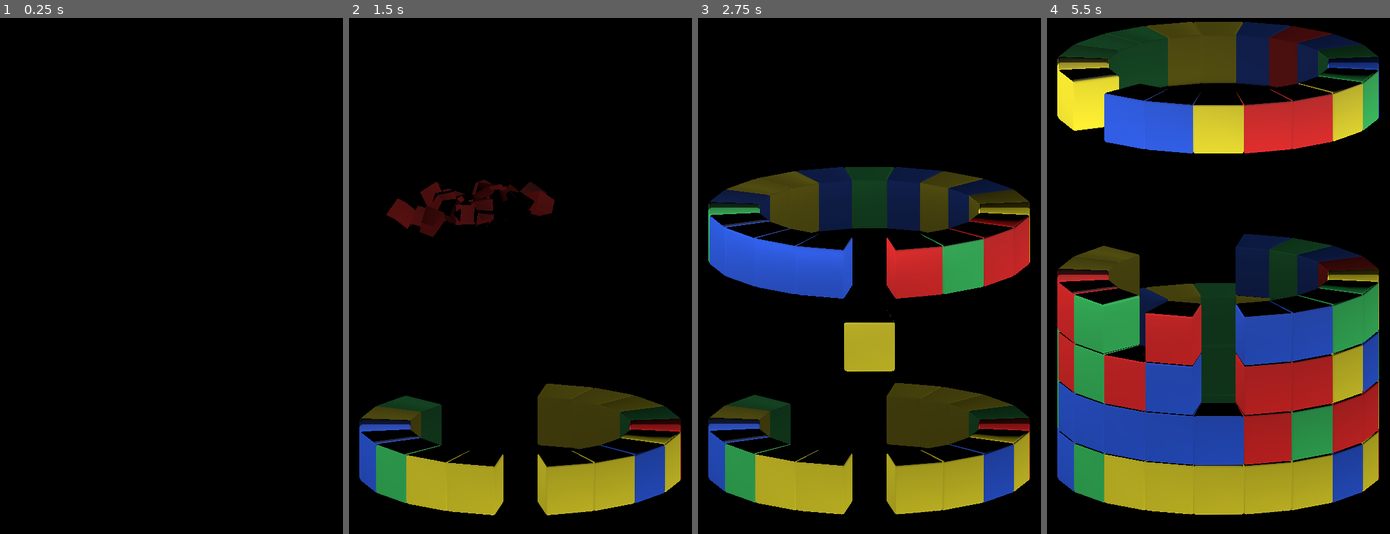
Above: before the commit, frames 1-4 (left to right).
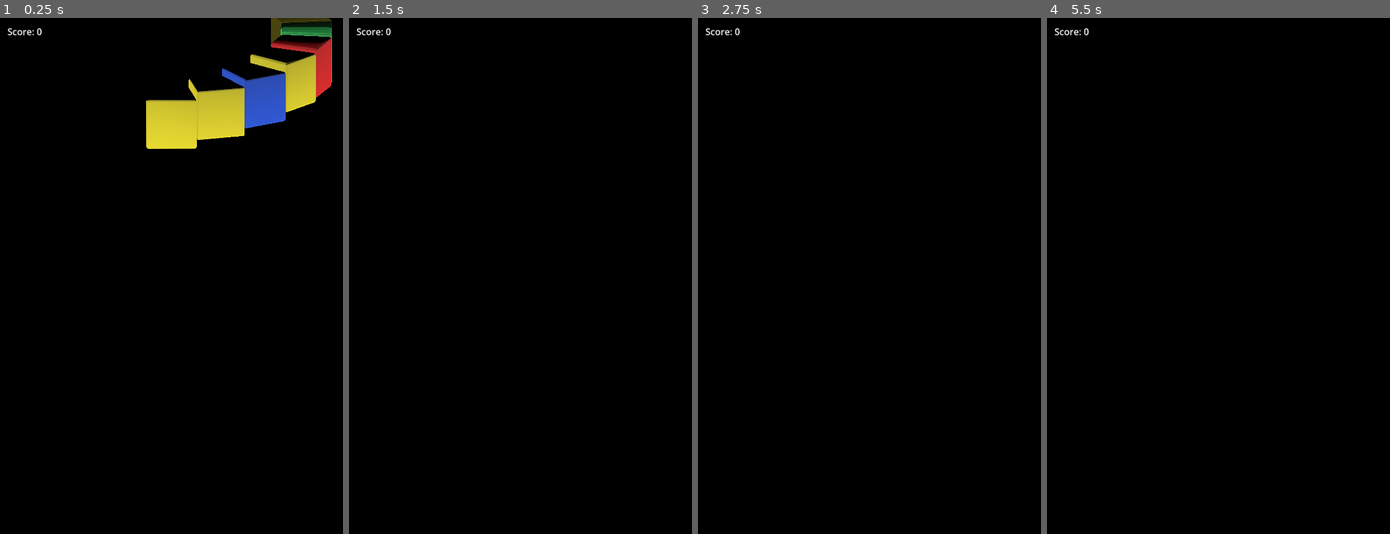
Above: after the commit, the same moments.

Repository: KasaiAi/Rotary
Game: Godot game, scene res://Scenes/level.tscn
Same seed, same stepped clock (60 frames per second), same inputs: the game is played once before the commit and once after it.
Inputs (mouse positions are in pixels of both pictures, inside the frame that each line leads up to):
- Up to frame 1 (0.25 s): no input
- Up to frame 2 (1.5 s): move the mouse to (595, 250) at 0.52 s; hold Right (ui_right) 0.53-1.25 s; click (595, 250) at 0.6 s; tap Space (ui_select) at 0.77 s; click (523, 234) at 1.25 s, where only the run after the commit has a clickable "Retry"
- Up to frame 3 (2.75 s): move the mouse to (800, 301) at 2.02 s; hold Down (ui_down) from 2.03 s (still down); click (800, 301) at 2.1 s; tap Space (ui_select) at 2.27 s
- Up to frame 4 (5.5 s): move the mouse to (1252, 162) at 2.77 s; release Down (ui_down) at 2.78 s; hold Right (ui_right) 2.78-4.28 s; click (1252, 162) at 2.85 s; tap Enter at 3.5 s; move the mouse to (1201, 379) at 3.52 s; click (1201, 379) at 3.6 s; tap Space (ui_select) at 3.77, 4.52, 5.27 s; move the mouse to (1321, 353) at 4.27 s; hold Left (ui_left) from 4.28 s (still down); click (1321, 353) at 4.35 s; move the mouse to (1115, 198) at 5.02 s; click (1115, 198) at 5.1 s

The runs differ from the first frame. In frame 1, 6.3% of the frame differs, in the area x 2-97%, y 0-26%; in frame 2, 15%; in frame 3, 32%; in frame 4, 60%, in the area x 2-97%, y 0-97%.
Error after the commit: Invalid assignment of property or key 'paused' with value of type 'bool' on a base object of type 'null instance'. (res://Scripts/level_control.gd:163)

Commit message:
Implemented speed up and scoring system

Diff:
--- a/Objects/cell.tscn
+++ b/Objects/cell.tscn
@@ -28,6 +28,9 @@
 [sub_resource type="BoxShape3D" id="4"]
 size = Vector3(1.30297, 2.00284, 1.98115)
 
+[sub_resource type="BoxShape3D" id="BoxShape3D_hxkcj"]
+size = Vector3(0.2, 0.2, 0.2)
+
 [node name="Cell" type="RigidBody3D" groups=["cells"]]
 axis_lock_linear_x = true
 axis_lock_linear_z = true
@@ -43,7 +46,7 @@
 mesh = SubResource("3")
 surface_material_override/0 = SubResource("StandardMaterial3D_wnuq8")
 
-[node name="CollisionShape3D" type="CollisionShape3D" parent="."]
+[node name="Collider" type="CollisionShape3D" parent="."]
 transform = Transform3D(1, 0, 0, 0, 1, 0, 0, 0, 1, 0, 0, 5.25)
 shape = SubResource("4")
 
@@ -58,18 +61,26 @@
 
 [node name="Above" type="RayCast3D" parent="."]
 transform = Transform3D(1, 0, 0, 0, 1, 0, 0, 0, 1, 0, 0.92, 5.25)
-target_position = Vector3(0, 1, 0)
+target_position = Vector3(0, 0.5, 0)
 
 [node name="Below" type="RayCast3D" parent="."]
 transform = Transform3D(1, 0, 0, 0, 1, 0, 0, 0, 1, 0, -0.92, 5.25)
+target_position = Vector3(0, -0.5, 0)
 
 [node name="Right" type="RayCast3D" parent="."]
 transform = Transform3D(1, 0, 0, 0, 1, 0, 0, 0, 1, 0.92, 0, 5.25)
-target_position = Vector3(1, 0, 0)
+target_position = Vector3(0.5, 0, 0)
 
 [node name="Left" type="RayCast3D" parent="."]
 transform = Transform3D(1, 0, 0, 0, 1, 0, 0, 0, 1, -0.92, 0, 5.25)
-target_position = Vector3(-1, 0, 0)
+target_position = Vector3(-0.5, 0, 0)
+
+[node name="Area3D" type="Area3D" parent="."]
+transform = Transform3D(1, 0, 0, 0, 1, 0, 0, 0, 1, 0, 0, 5.25)
+
+[node name="CollisionShape3D" type="CollisionShape3D" parent="Area3D"]
+shape = SubResource("BoxShape3D_hxkcj")
 
 [connection signal="mouse_entered" from="." to="." method="_on_mouse_entered"]
 [connection signal="timeout" from="DropTimer" to="." method="_drop_timeout"]
+[connection signal="body_entered" from="Area3D" to="." method="_on_clip"]
--- a/Scenes/level.tscn
+++ b/Scenes/level.tscn
@@ -89,6 +89,14 @@
 pixel_size = 0.0295
 texture = SubResource("CanvasTexture_fqpv1")
 
+[node name="Score" type="Label" parent="."]
+offset_left = 13.0
+offset_top = 11.0
+offset_right = 74.0
+offset_bottom = 37.0
+text = "Score: 0"
+vertical_alignment = 1
+
 [node name="Gameover" type="Control" parent="."]
 process_mode = 2
 visible = false
--- a/Scripts/cell.gd
+++ b/Scripts/cell.gd
@@ -1,15 +1,14 @@
 extends RigidBody3D
 
 var cellType = randi() % 4 # Número aleatório entre 0 e 4
-var onFloor = false
-var checked = false
+var onFloor = false # Is touches florr?
+var checked = false # To avoid endless recursion during contiguousCheck()
+var clipping = false # Tells if there is another cell in this space
 
 var level # Numerical value for the cell's vertical level
-var truePosition # Adjusted array position
 
 signal falling
 signal landed
-signal clear
 
 func _ready():
 #	$RigidBody3D/Mesh.material_override = StandardMaterial3D.new() #Cria novo material pra a célula
@@ -28,6 +27,7 @@
 			material.albedo_color = Color(0.83,0.78,0.1) # Yellow
 
 	Global.connect("wake_up", _wake_up)
+	Global.connect("release", _release)
 
 func _drop_timeout():
 	_wake_up()
@@ -35,13 +35,21 @@
 func _wake_up():
 	freeze = false
 
+# Break or resets cells when clicked
+func _release():
+	if is_in_group("checked"):
+		if Global.matchCount >= 4:
+			breakup()
+		else:
+			remove_from_group("checked")
+
 #func _on_mouse_entered():
 #	if $Mesh.material_overlay:
 #		$Mesh.material_overlay = null
 #		remove_from_group("checked")
 #	else:
 #		$Mesh.material_overlay = load("res://Assets/Materials/selection_highlight.tres")
-#	neighborCheck()
+#	contiguousCheck()
 #	print("a")
 #	$Mesh.material_overlay = load("res://Assets/Materials/selection_highlight.tres")
 #
@@ -49,13 +57,13 @@
 #	print("b")
 #	$Mesh.material_overlay = null
 
-# Flavor de destruição das peças; cria vários fragmentos que caem
+# Cell destruction flavor; creates multiple falling fragments
 func breakup():
 	Global.emit_signal("wake_up")
 	var smolCell = load("res://Objects/cell bit.tscn")
 	for i in 8:
-		# Copia a posição do pai, define uma rotação aleatória, copia a cor do pai, adiciona minis
-		# como filhas do nó raiz e deleta a peça original
+		# Copies parent position, assign random rotation, copies parent's color, adds minis as children of
+		# root node and deletes the cell
 		var cellBit = smolCell.instantiate()
 		cellBit.transform = $Mesh.global_transform
 		cellBit.translate_object_local(Vector3(randi_range(-1, 1),1,randi_range(-1, 1)))
@@ -63,31 +71,36 @@
 		get_tree().root.get_child(0).add_child(cellBit)
 	queue_free()
 
-# Checa se as peças adjacentes são da mesma cor
-func neighborCheck():
+# Checks if adjacent cells are the same color
+func contiguousCheck():
+	Global.matchCount += 1
 	probe($Above.get_collider())
 	probe($Below.get_collider())
 	probe($Right.get_collider())
 	probe($Left.get_collider())
 
-# Função assistente pra reduzir a neighborCheck()
+# Assistant function to clean up contiguousCheck()
 func probe(neighbor):
 	if neighbor != null and neighbor.name != "Floor":
 		if neighbor.is_in_group("cells") and neighbor.cellType == cellType:
-			print("Match!")
-			checked = true
-			if not neighbor.checked:
-				neighbor.neighborCheck()
-			breakup()
+			add_to_group("checked")
+			if not neighbor.is_in_group("checked"):
+				neighbor.contiguousCheck()
 
 func _physics_process(_delta):
+	# Conditions for managing falling and landing
 	if onFloor and linear_velocity.y < -2:
 		onFloor = false
 		emit_signal("falling", self)
-		emit_signal("clear", self)
 	if not onFloor and $Grounded.is_colliding():
 		onFloor = true
 		emit_signal("landed", self)
 		linear_velocity.y = 0
 	if $Grounded.get_collider() != null and $Grounded.get_collider().onFloor == false:
 		onFloor = false
+
+# Clipping treatment; still needs work
+func _on_clip(body):
+	if body != self and body.is_in_group("cells") and not onFloor:
+		clipping = true
+		queue_free() # Temporary clipping fix, ideally the cell should fall in the correct spot
--- a/Scripts/global.gd
+++ b/Scripts/global.gd
@@ -1,3 +1,7 @@
 extends Node
 
+var matchCount: int
+var combo = 1
+
 signal wake_up
+signal release
--- a/Scripts/killer.gd
+++ b/Scripts/killer.gd
@@ -2,7 +2,7 @@
 
 var perigo = false
 
-#game over
+# Game over
 func _on_body_entered(_body):
 	print("perigo")
 	perigo = true
--- a/Scripts/level_control.gd
+++ b/Scripts/level_control.gd
@@ -1,49 +1,4 @@
 extends Node3D
-
-# Grid and array variables
-@export var maxRings = 8	# Height
-@export var ringSize = 20	# Width
-#var grid:Array
-#var ringPosition = [Vector3(0, 0, 5.25),
-# Vector3(1.62, 0, 4.99),
-# Vector3(3.08, 0, 4.24),
-# Vector3(4.24, 0, 3.08),
-# Vector3(4.99, 0, 1.62),
-# Vector3(5.25, 0, -0),
-# Vector3(4.99, 0, -1.62),
-# Vector3(4.24, 0, -3.08),
-# Vector3(3.08, 0, -4.24),
-# Vector3(1.62, 0, -4.99),
-# Vector3(0, 0, -5.25),
-# Vector3(-1.62, 0, -4.99),
-# Vector3(-3.08, 0, -4.24),
-# Vector3(-4.24, 0, -3.08),
-# Vector3(-4.99, 0, -1.62),
-# Vector3(-5.25, 0, 0),
-# Vector3(-4.99, 0, 1.62),
-# Vector3(-4.24, 0, 3.08),
-# Vector3(-3.08, 0, 4.24),
-# Vector3(-1.62, 0, 4.99)]
-#var ringRotation = [0,
-# 0.31,
-# 0.63,
-# 0.94,
-# 1.25,
-# 1.57,
-# 1.88,
-# 2.2,
-# 2.51,
-# 2.82,
-# 3.14,
-# -2.82,
-# -2.51,
-# -2.2,
-# -1.88,
-# -1.57,
-# -1.25,
-# -0.94,
-# -0.63,
-# -0.31]
 
 # Raycast variables
 var mousePos
@@ -52,37 +7,34 @@
 
 # Cell creation variables
 var cellObject = load("res://Objects/cell.tscn")
-var cellType
+
+var spawnTime = 0.8
+var score = 0.0
 
 func _ready():
 	randomize()
-#	grid = create_array()
-#	print(grid)
-
-	startup(0)
-
-#func create_array():
-#	var array = []
-#	for i in maxRings:
-#		array.append([])
-#		for j in ringSize:
-#			array[i].append(null)
-#	return array
-
-func startup(initialSpawn):#initialSpawn
+#	await get_tree().create_timer(2).timeout # Countdown to start
+#	show time on screen before game starts
+	startup(100)
+
+# Spawn cells when game startas
+func startup(initialSpawn):
 	if initialSpawn > 0:
 		$SpawnTimer.start(0.03)
 		await $SpawnTimer.timeout
+		Global.emit_signal("wake_up")
 		initialSpawn -= 1
 		startup(initialSpawn)
 	if initialSpawn <= 0:
-#		$SpawnTimer.start(.7)
+#		$SpawnTimer.start(spawnTime)
 		$SpawnTimer.stop()
 
 func _on_SpawnTimer_timeout():
-#	await get_tree().create_timer(1).timeout
 	spawn_cell()
-
+	spawnTime -= 0.001
+	$SpawnTimer.start(spawnTime)
+
+# Create one cell
 func spawn_cell(amount:int = 1):
 	if $Spawner/Killer.perigo == true:
 		get_tree().paused = true
@@ -96,6 +48,7 @@
 		add_child(newCell)
 		move_spawn_point()
 
+# Create one layer of cells
 func spawn_ring():
 	spawn_cell(19)
 	Global.emit_signal("wake_up")
@@ -106,12 +59,13 @@
 func _on_cell_falling(cell):
 	cell.reparent(self)
 
-# Set cell level according to height in world
+# Cell adjustments upon landing (reparenting and rotation)
 func _on_cell_landed(cell):
 	cell.level = roundi(cell.global_position.y/2)
 	var layer # Temp variable for the cell's ring node
 #	print("Landed! Layer ",level)
 
+	# Set cell level according to height in world
 	match cell.level:
 		8:
 			print("perigo")
@@ -133,38 +87,32 @@
 			layer = $Cylinder/Level1
 
 	if layer is Object:
-		#  Change parent, keep global transform
+		# Change parent, keep global transform
 		cell.reparent(layer, true)
-		# Freeze physics to reduce jitter
+		# Freeze physics to reduce jitter (not sure it works at all)
 		if cell.global_position.y == cell.level*2:
 			cell.freeze = true
 		# Fix cell rotation upon reparenting
 		cell.rotation.y = snappedf(cell.rotation.y, PI/10)
-		# Fix coordinates for the grid array
-		cell.truePosition = roundi(cell.rotation.y/(PI/10))
-		if cell.truePosition < 0:
-			cell.truePosition += 20
-
-#		print(cell.level,", ",cell.truePosition)
-
-		# Append cell to array
-#		grid[cell.level][cell.truePosition] = cell.cellType
-
-#		print(grid[0])
-#		print(grid[1])
-#		print()
-
-#func _on_cell_clear(cell):
-#	cell.level = roundi(cell.global_position.y/2)
-#	cell.truePosition = roundi(cell.rotation.y/(PI/10))
-#	grid[cell.level][cell.truePosition] = null
-#	print(grid[0])
-#	print(grid[1])
-#	print()
-
-#func _process(_delta):
-#	mousePos = get_viewport().get_mouse_position()
-#	$Mouseover.target_position = Vector3((mousePos.x-300)/40, (-mousePos.y+324)/40, -15)
+
+#	# Clipping fix? WIP
+#	if cell.get_node("Inside").is_colliding():
+#		var collider = cell.get_node("Inside").get_collider()
+#		if collider.is_in_group("cells"):
+#			if not cell.get_node("Right").is_colliding():
+#				cell.rotate_y(PI/10)
+#			elif not cell.get_node("Left").is_colliding():
+#				cell.rotate_y(-PI/10)
+
+	# Falling combo (must activate only after click)
+	if Global.combo > 1:
+		search_and_destroy(cell)
+
+# Score updater
+func updateScore(amount):
+	score += amount * (1+(((amount/4)-1)/2.0)) # Multiplier goes up by 0.5 every 4 pieces
+	score = score * Global.combo # Wombo combo
+	$Score.text = "Score: " + str(score)
 
 func _input(_event):
 	var object = raycast_object()
@@ -176,11 +124,22 @@
 		$Spawner.rotate(Vector3(0,1,0),-PI/10)
 	if Input.is_action_just_pressed("ui_right"):
 		move_spawn_point()
+
 	if Input.is_action_just_released("click"):
 		if object != null and object.is_in_group("cells"):
-#			object.breakup()
-			object.neighborCheck()
-#		spawn_cell()
+			search_and_destroy(object)
+
+func search_and_destroy(start):
+	start.contiguousCheck()
+	Global.emit_signal("release")
+	if Global.matchCount >= 4:
+		Global.combo += 1
+		print(Global.combo)
+		updateScore(Global.matchCount)
+	else:
+		Global.combo = 1
+		print(Global.combo)
+	Global.matchCount = 0
 
 # Raycaster
 func raycast_object():
@@ -198,6 +157,7 @@
 	if ray.has("collider"):
 		return ray.collider
 
+# Reset after gameover
 func _on_retry_button_up():
 	get_tree().change_scene_to_file("res://Scenes/level.tscn")
 	get_tree().paused = false
@@ -240,16 +200,18 @@
 #Fazer a rotação do cilindro travar também				OK!
 #Peças visíveis no topo antes de cair (timer local)		OK!
 #Peças mais de cima não estão caindo					OK!
-
 #Destruição de peças iguais adjacentes					OK!
 #Adicionar peças criadas num array						FDS EU VENCI AHAHAHAHAH
 #Atualizar o grid após alteração das peças				NUNCAAA AAHAHAHA
-#Mudar método da rotação pra colidir com os cubos
-#Consertar peças caindo dentro de outras
+
 #Criar condição pra não destruir depois de arrastar
-
-#Melhorar as cores
-#Tentar embaralhar mais as peças?
+#Mudar método da rotação pra sair a partir das peças
+#Iluminar peças contíguas
+#Sistema de pontuação									parcial
+#Acelerar timer de spawn com o tempo
+#Rotacionar spawn com o cilindro
+#Redimensionar a tela, onjetos e adicionar UI
+#Melhorar/variar mais as cores
 
 ## Bugs nó-cego
 #Consertar o bug do cubo extra no cell.tscn				OK!
@@ -260,4 +222,5 @@
 #Peças tremem quando estão paradas						OK!
 #Com freeze ou sem freeze?								OK!
 #Consertar rotação da peça quando entra no anel			OK!
+#Consertar peças caindo dentro de outras
 #Consertar iluminação
Not shown: 1 places in Objects/cell.tscn that only renumber resources
